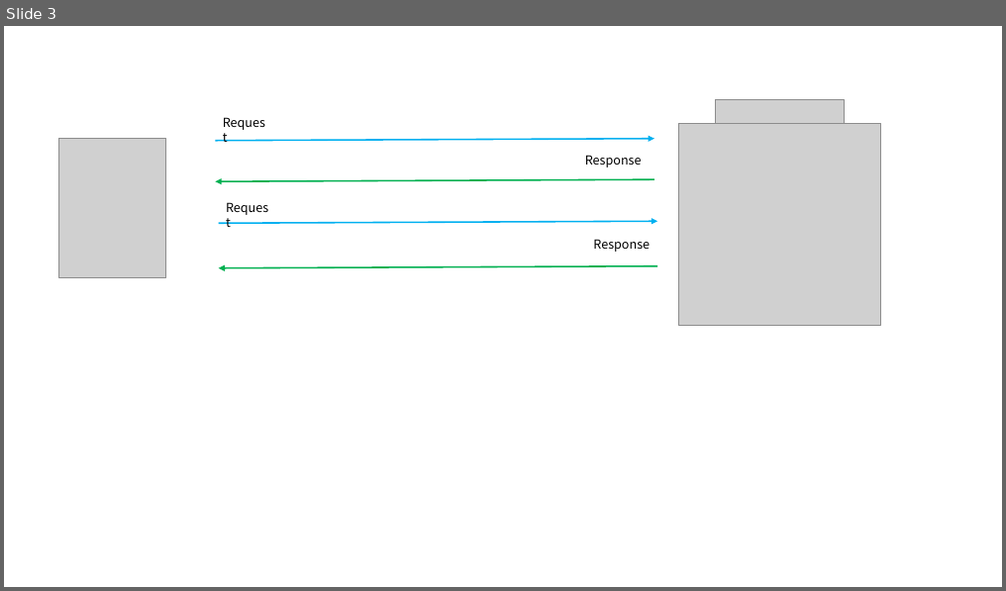
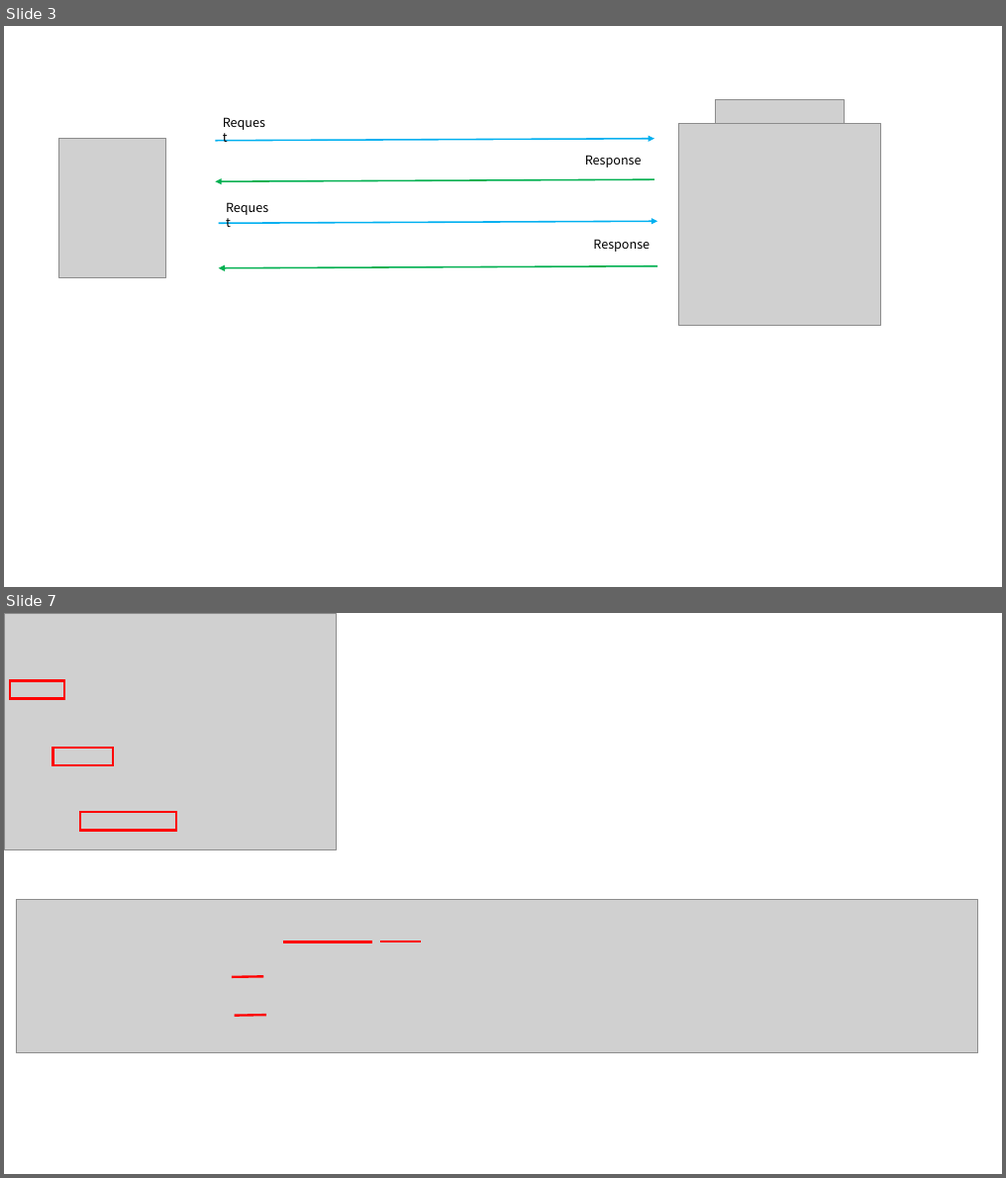
Before and after one commit to dhslrl321/TIL, a slide deck: Spring-Springboot/스프링 프레임워크 학습자료.pptx. Shown one above the other, each under a label of ours: slide 3 before the commit, slides 3 and 7 after it; the slides between them are not shown. The pictures are 1006x591 and 1006x1178 pixels, drawn with LibreOffice and Linux fonts; fonts in the diff are those of the drawing; grey boxes stand for pictures. Boxes give left, top, right and bottom in pixels: in the first picture for what was removed or moved away, otherwise in the second. Text is boxed around its words. In the diff, an @@ line names an element or a change of style, - is before the commit and + after.

Commit message:
jpa ppt updated

```diff
--- a/Spring-Springboot/스프링 프레임워크 학습자료.pptx
+++ b/Spring-Springboot/스프링 프레임워크 학습자료.pptx
@@ slide 7 added at <box>4,613,1002,1174</box>, background #FFFFFF @@
@@ picture added at <box>4,613,337,851</box> @@
@@ rectangle added at <box>10,680,64,698</box>, outline #FF0000 2.25 pt @@
@@ rectangle added at <box>54,748,113,765</box>, outline #FF0000 2.25 pt @@
@@ rectangle added at <box>80,812,177,830</box>, outline #FF0000 2.25 pt @@
@@ picture added at <box>16,900,979,1054</box> @@
@@ line added from (283, 943) to (372, 943), #FF0000 2.25 pt @@
@@ line added from (380, 942) to (422, 942), #FF0000 2.25 pt @@
@@ line added from (232, 977) to (263, 977), #FF0000 2.25 pt @@
@@ line added from (235, 1016) to (266, 1015), #FF0000 2.25 pt @@
```
Also in this commit, not shown: 5 other slides added, 1 slide removed, 2 other files.
